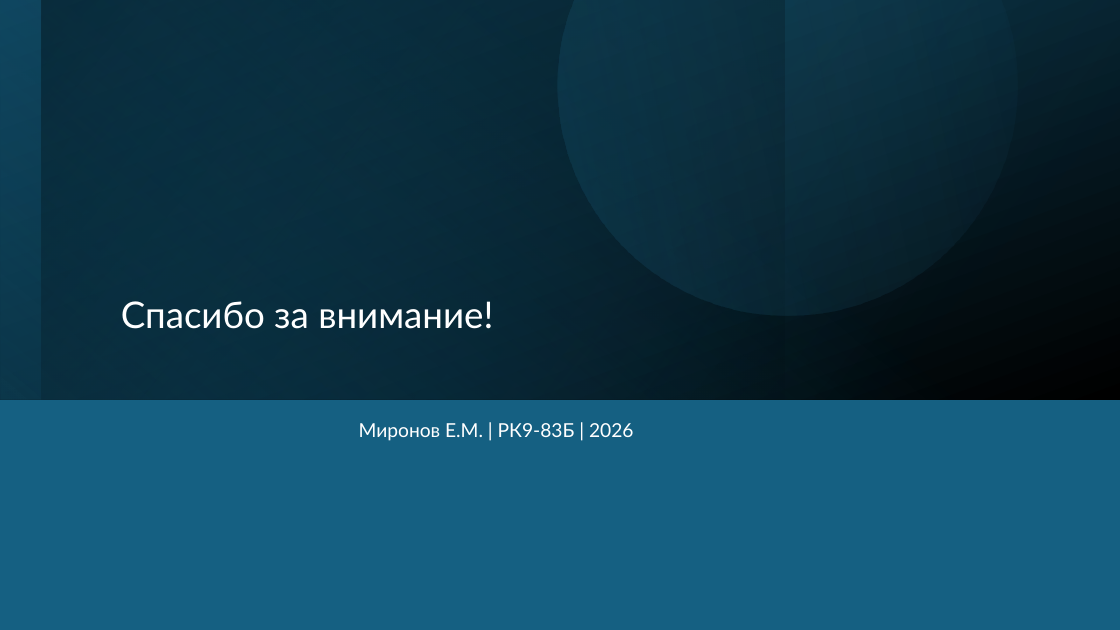
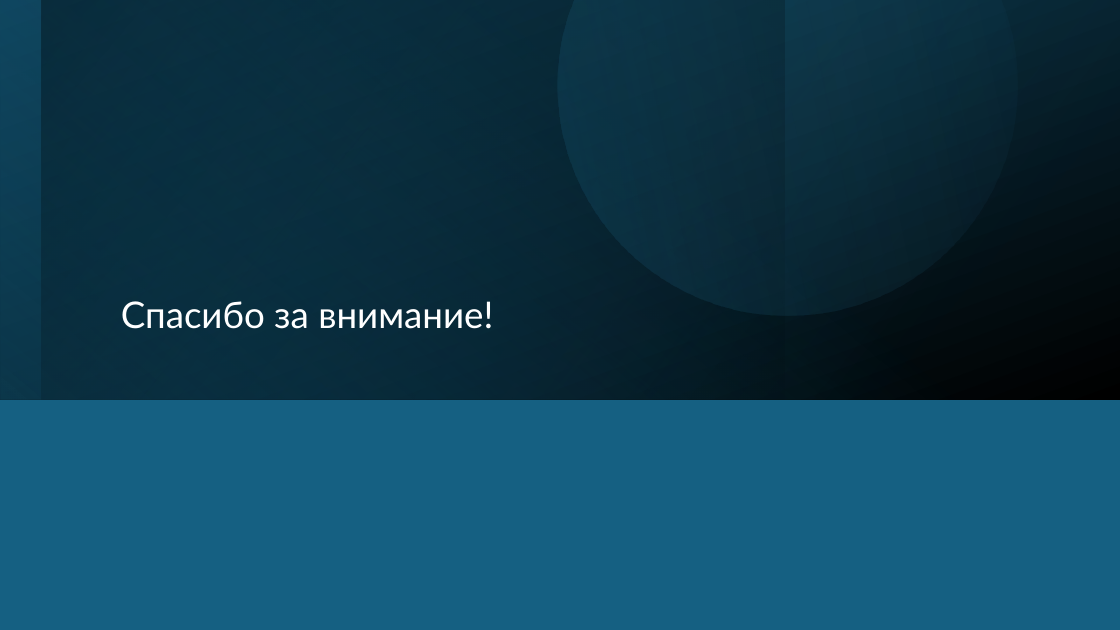
Before and after one commit to LionKMufasa/diplom_mem, a slide deck: slide 17 of вкр/Презентация ВКР 2026 Миронов Егор Максимович.pptx. Drawn at 1120x630 pixels with LibreOffice and Linux fonts; fonts in the diff are those of the drawing. Boxes give left, top, right and bottom in pixels: in the first picture for what was removed or moved away, otherwise in the second. Text is boxed around its words. In the diff, an @@ line names an element or a change of style, - is before the commit and + after.

```diff
--- a/вкр/Презентация ВКР 2026 Миронов Егор Максимович.pptx
+++ b/вкр/Презентация ВКР 2026 Миронов Егор Максимович.pptx
@@ text removed at (x1=359, y1=423, x2=634, y2=441) @@
-Миронов Е.М. | РК9-83Б | 2026
```
Also in this commit, not shown: 14 other slides changed, 2 slides added, 2 slides removed, 20 other files.
